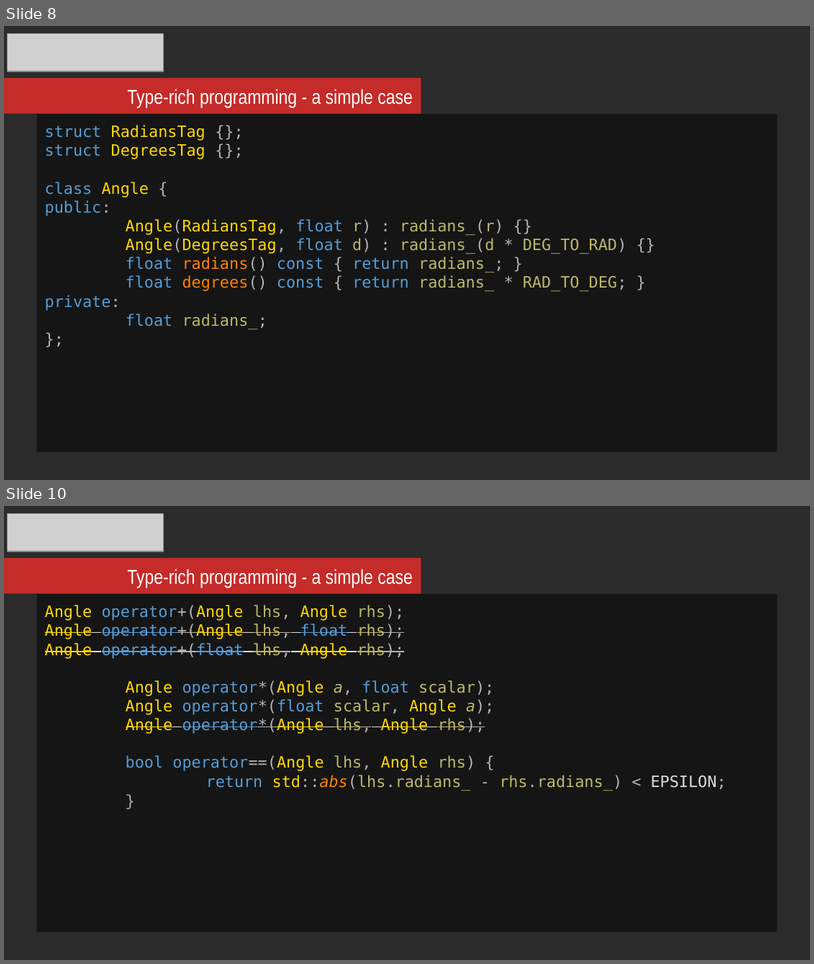
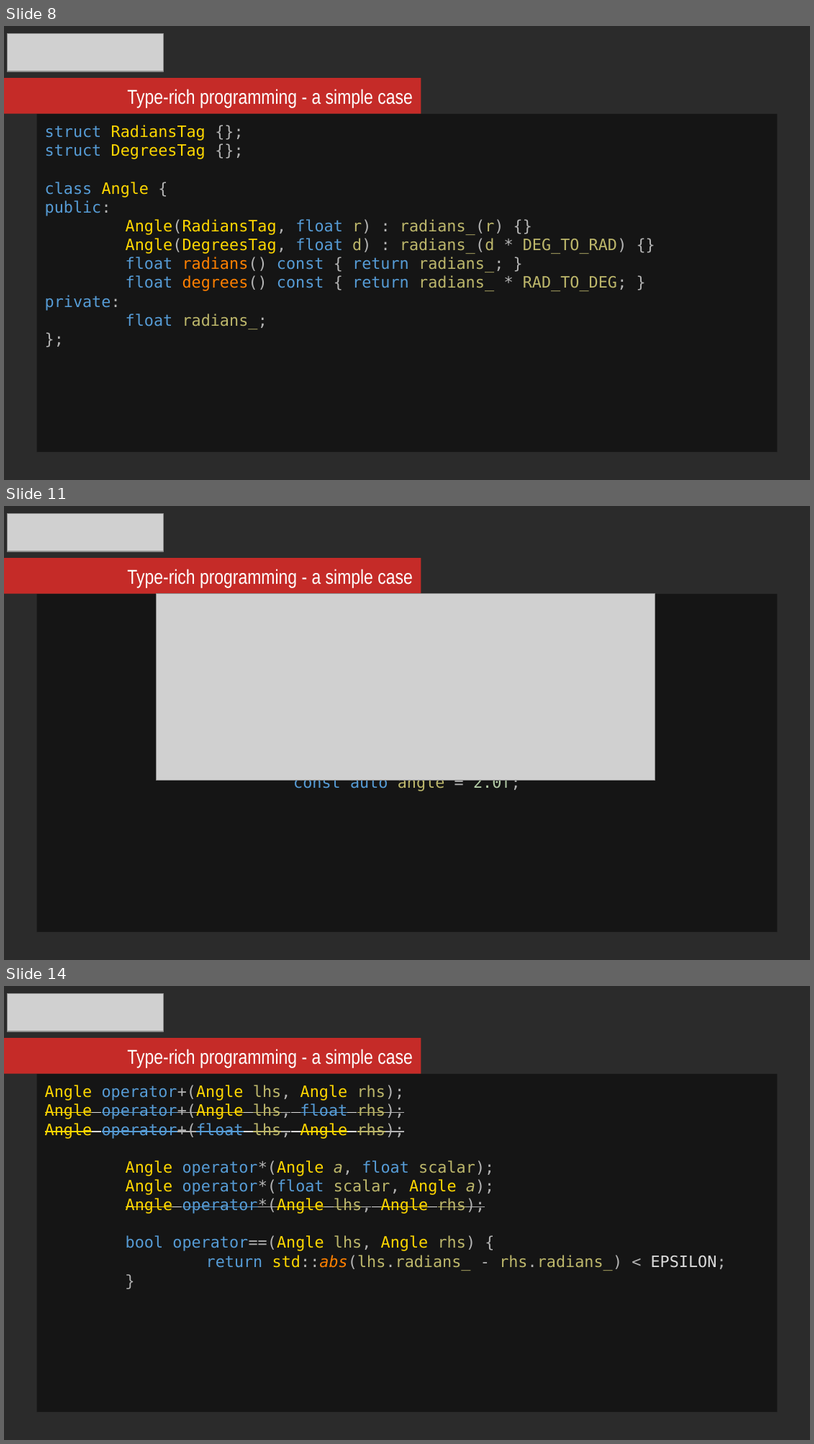
Before and after one commit to mikosz/type-safety, a slide deck: ask-not-what-you-can-do-for-the-compiler.odp. Shown one above the other, each under a label of ours: slides 8 and 10 before the commit, slides 8, 11 and 14 after it; the slides between them are not shown. The pictures are 814x964 and 814x1444 pixels, drawn with LibreOffice and Linux fonts; fonts in the diff are those of the drawing; grey boxes stand for pictures; background and template pictures are left out; a plain dark background stands for a picture behind light text. Boxes give left, top, right and bottom in pixels: in the first picture for what was removed or moved away, otherwise in the second. Text is boxed around its words. In the diff, an @@ line names an element or a change of style, - is before the commit and + after.

```diff
--- a/ask-not-what-you-can-do-for-the-compiler.odp
+++ b/ask-not-what-you-can-do-for-the-compiler.odp
@@ slide 11 added at box(4, 506, 810, 960), background picture (left out) @@
@@ picture added at box(7, 513, 164, 551) @@
@@ rectangle added at box(4, 558, 421, 593), fill #C52B28 @@
@@ text added at box(127, 569, 412, 588), 18 pt, text #FFFFFF @@
+Type-rich programming - a simple case
@@ rectangle added at box(37, 594, 777, 932), fill #000000 at 51% opacity, 14 pt, text #569CD6 @@
+const auto angle = 2.0f;
@@ picture added at box(157, 594, 656, 780) @@
@@ what was slide 10 is now slide 14 @@
```
Also in this commit, not shown: 2 slides changed, 5 other slides added.
